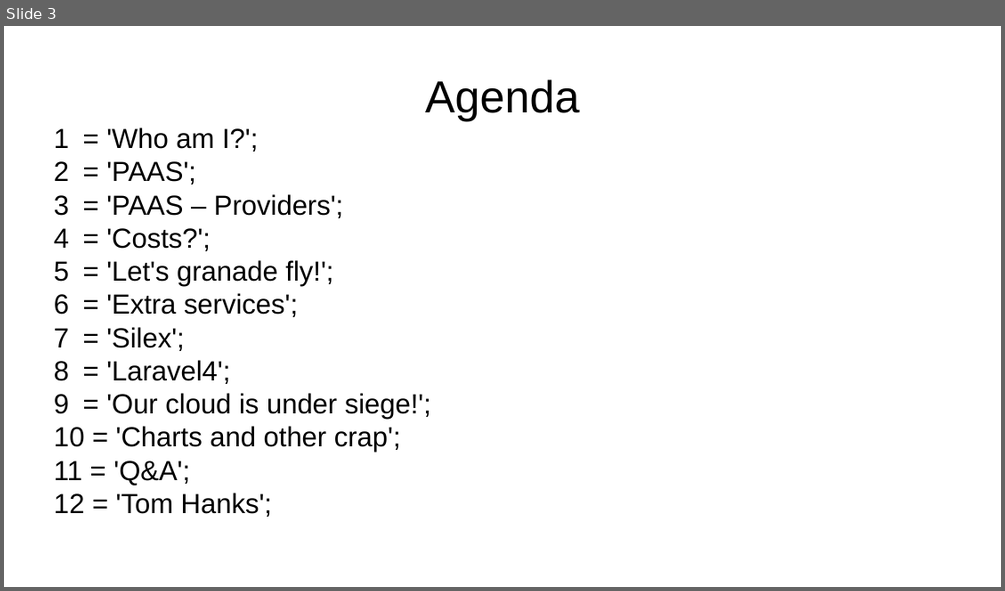
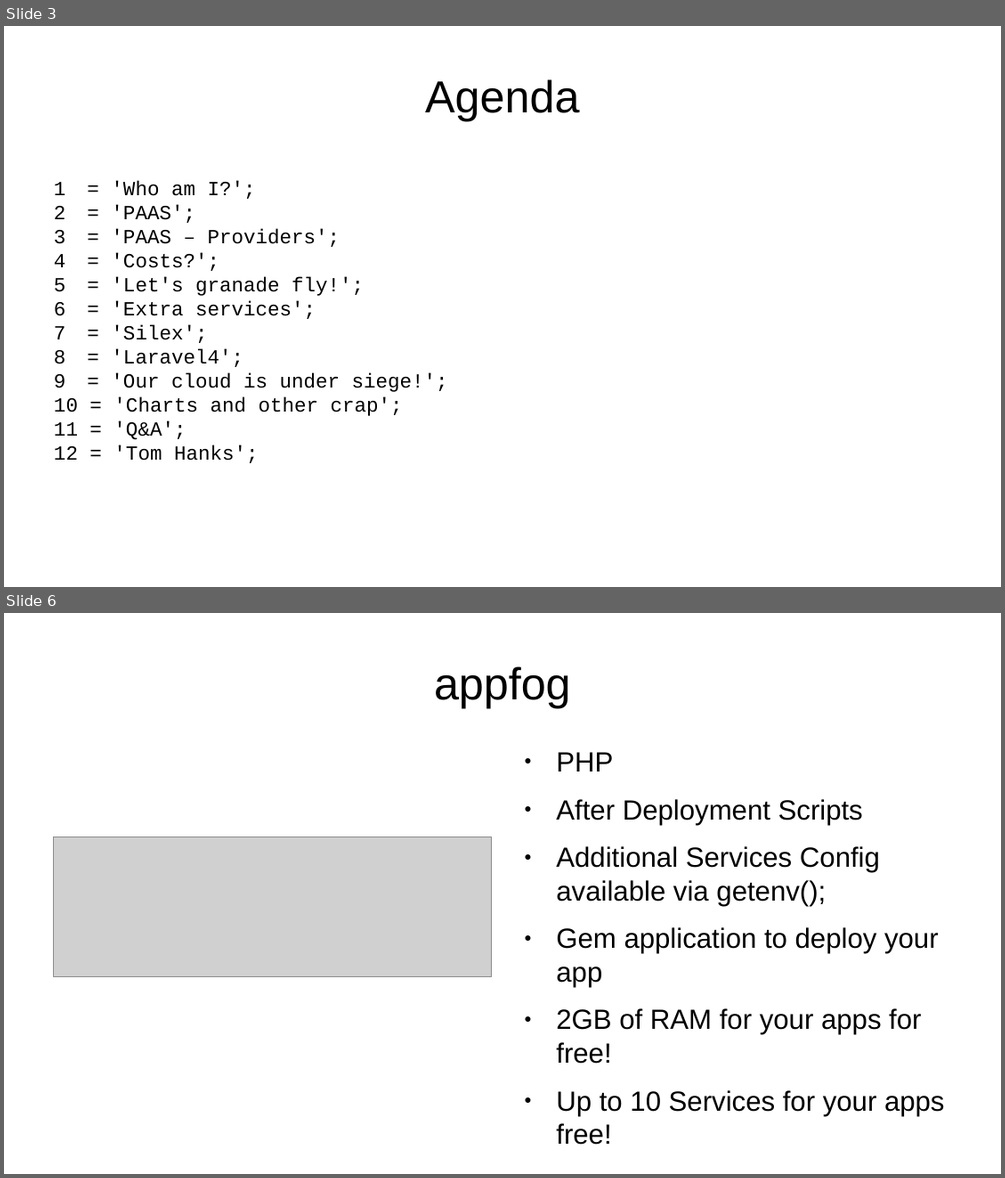
Before and after one commit to emgiezet/meetphp-8, a slide deck: presentation/presentation.odp. Shown one above the other, each under a label of ours: slide 3 before the commit, slides 3 and 6 after it; the slides between them are not shown. The pictures are 1005x591 and 1005x1178 pixels, drawn with LibreOffice and Linux fonts; fonts in the diff are those of the drawing; grey boxes stand for pictures; background and template pictures are left out. Boxes give left, top, right and bottom in pixels: in the first picture for what was removed or moved away, otherwise in the second. Text is boxed around its words. In the diff, an @@ line names an element or a change of style, - is before the commit and + after.

```diff
--- a/presentation/presentation.odp
+++ b/presentation/presentation.odp
@@ slide 6 added at bbox=[4, 613, 1001, 1174], background picture (left out) @@
@@ title added at bbox=[434, 666, 571, 708], 35.7 pt, text #000000 @@
+appfog
@@ text added at bbox=[556, 752, 945, 1144], 22.1 pt, text #000000 @@
+● PHP
+● After Deployment Scripts
+● Additional Services Config available via getenv();
+● Gem application to deploy your app
+● 2GB of RAM for your apps for free!
+● Up to 10 Services for your apps free!
@@ picture added at bbox=[54, 836, 492, 977] @@
@@ slide 3 changed as well @@
@@ subtitle "= 'Who am I?';": place and size @@
-subtitle "= 'Who am I?';" at bbox=[106, 127, 431, 516]
+subtitle "= 'Who am I?';" at bbox=[111, 180, 448, 463]
@@ subtitle "= 'Who am I?';" at bbox=[111, 180, 448, 463]: size 22 to 16 pt, font Arial to Courier New @@
```
Also in this commit, not shown: 2 other slides changed, 6 other slides added, 11 other files.
